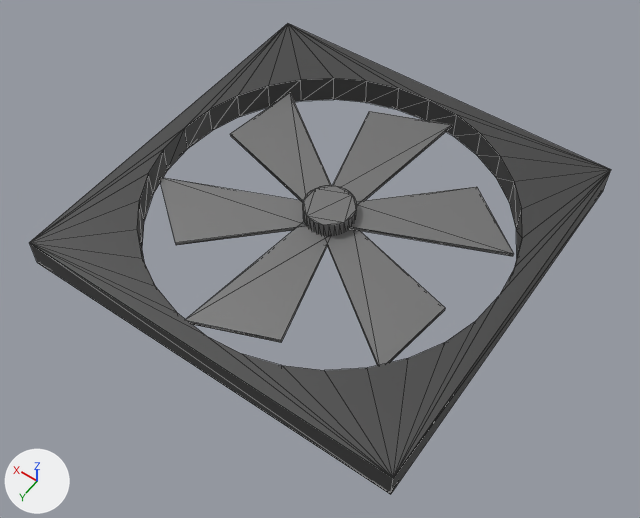
The glTF model gd-project/assets/models/vent.glb as it was, and as the next commit left it.
Both versions are drawn from a 50 mm camera at (-20.9, 30.4, 42.7) aimed at (-0.8, 2.1, -1.7). The lights are fixed; the arrows at lower left show +X, +Y and +Z. The older version comes first. Mesh edges are drawn as thin lines. Where no turn or scale is listed for an object, it has been applied to the vertices. Vertices at exactly the same position are counted once.
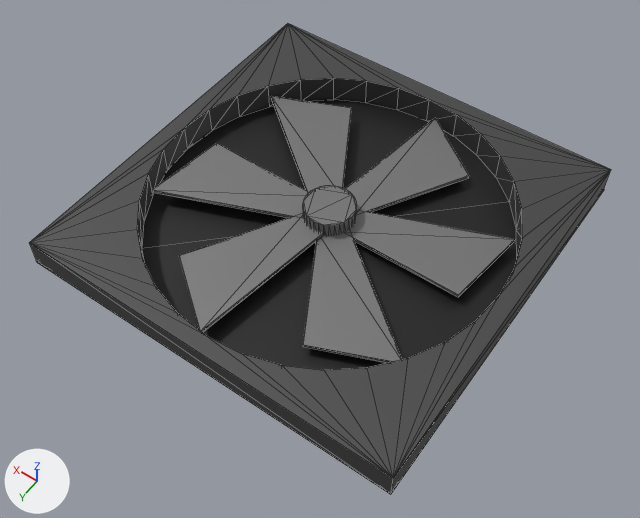
Where the newer file only moved an object's origin or applied its transform, the numbers keep the older frame.

The change, as a diff of the scene's bpy script:
```diff
--- a/gd-project/assets/models/vent.glb.py
+++ b/gd-project/assets/models/vent.glb.py
@@ mat_material @@
+mat_material = principled_material('Material')
+mat_material.base_color = (0.00459, 0.00459, 0.00459)  # black #0f0f0f
@@ me_plane_020 @@
 # used by ob_plane_004; location = (0.0, 0.0, 0.0)
-me_plane_020.from_pydata(...)  # 48 vertices, 72 faces; spans x -11.0..11.0, y -11.4..11.4, z -0.2..0.3
+me_plane_020.from_pydata(...)  # 48 vertices, 72 faces; spans x -10.5..10.5, y -11.6..11.6, z -0.3..0.3
+# me_plane_020 part 1: the whole mesh is multiplied about its middle by the matrix ((-0.259, 0.966, 0.0), (0.966, 0.259, 0.0), (0.0, 0.0, -1.0))
 me_plane_020.materials.append(mat_material_001)
@@ me_plane @@
+me_plane.from_pydata([(-13.1, -13.1, 0.0), (13.1, -13.1, 0.0), (-13.1, 13.1, 0.0), (13.1, 13.1, 0.0)], [], [(0, 1, 3), (0, 3, 2)])
+me_plane.materials.append(mat_material)  # black #0f0f0f
@@ ob_plane @@
+ob_plane = bpy.data.objects.new('Plane', me_plane)
+ob_plane.location = (0.0, 0.0, -0.91)
```

What differs and where, as boxes [x1, y1, x2, y2] in the pictures (640 x 518 px):
'Plane.004', reshaped: before [159, 93, 513, 365]; after [152, 96, 515, 363]
'Plane', added (black): after [37, 99, 604, 495]
